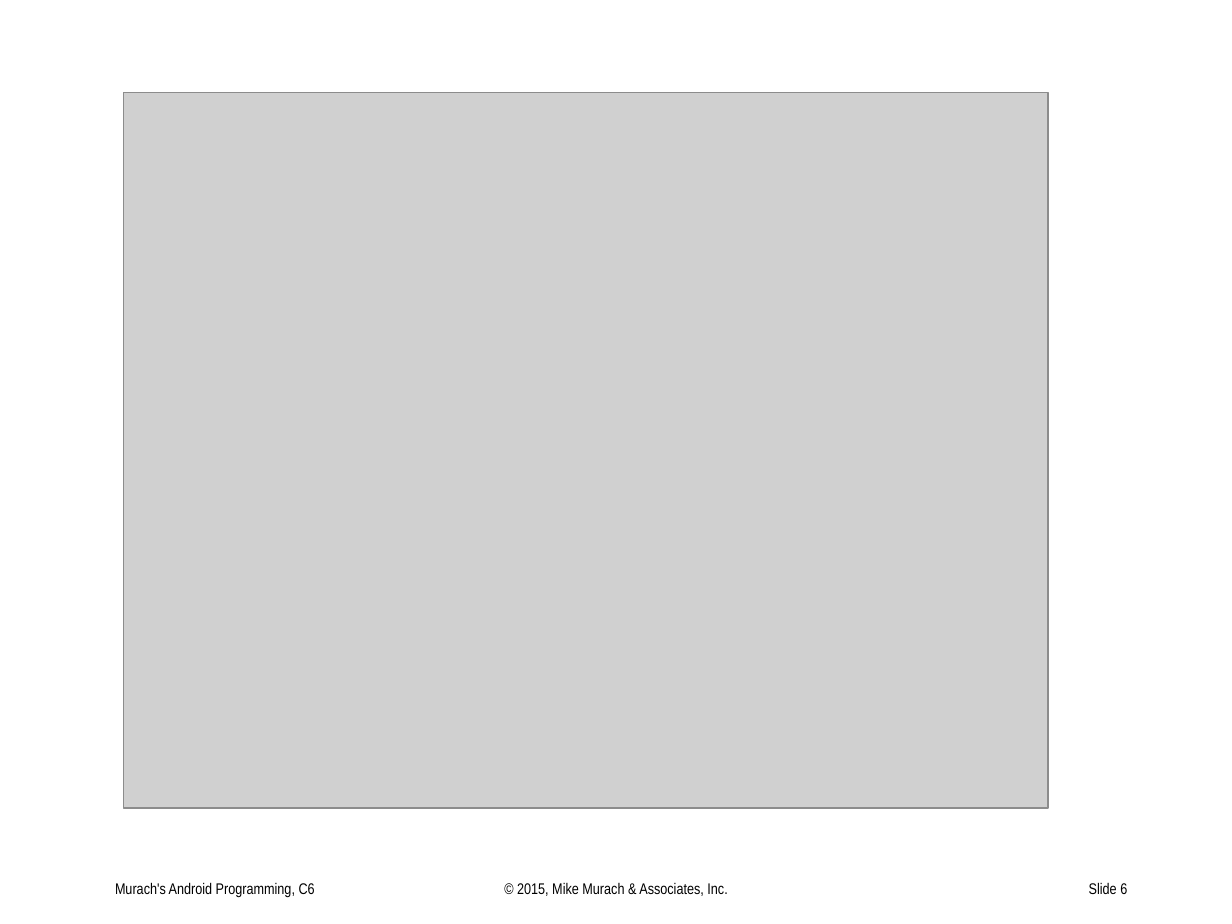
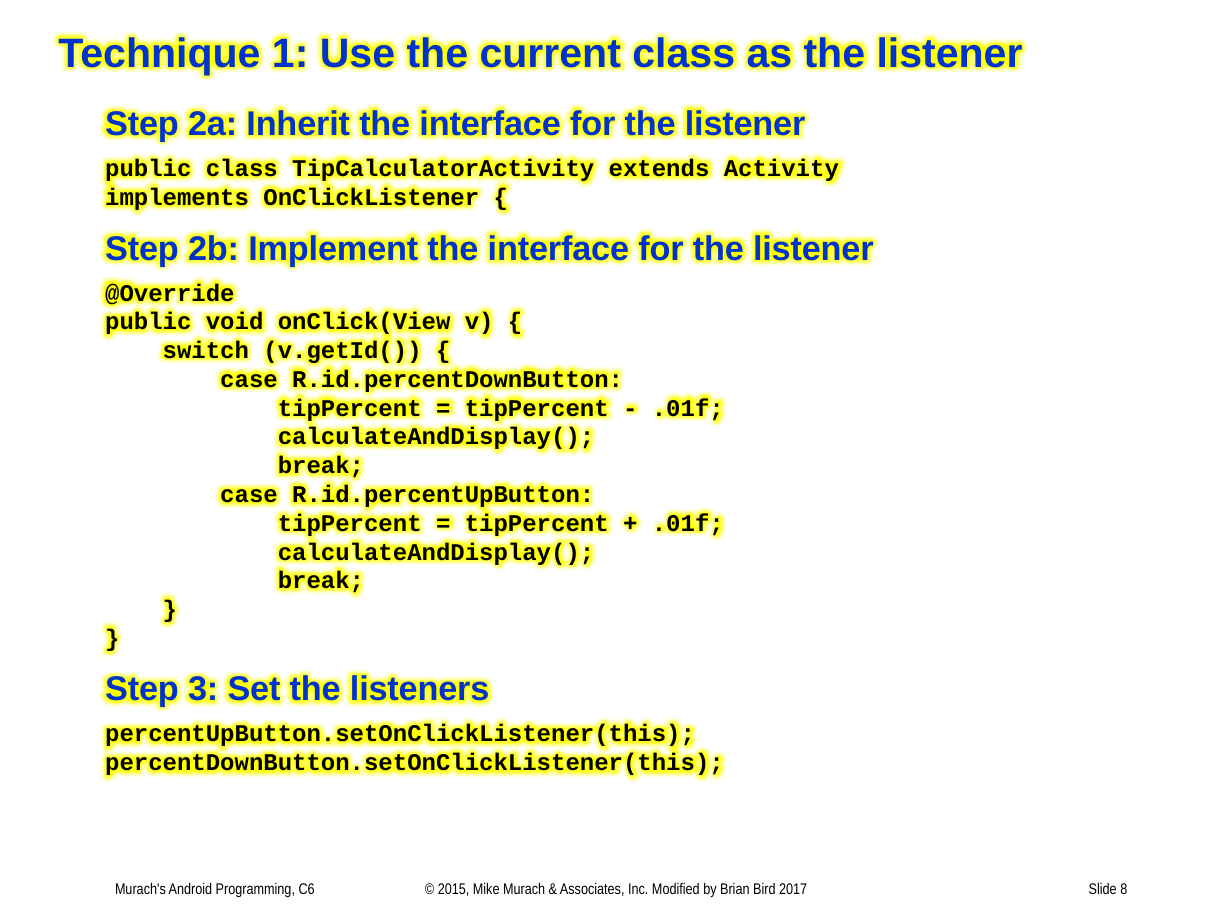
Before and after one commit to UO-CIS/CIS399Android-CourseMaterials, a slide deck: slide 8 of Notes and Slides/CIS399wk2Day2-EventHandlers.pptx (slide 6 before the commit). Drawn at 1232x924 pixels with LibreOffice and Linux fonts; fonts in the diff are those of the drawing; grey boxes stand for pictures. Boxes give left, top, right and bottom in pixels: in the first picture for what was removed or moved away, otherwise in the second. Text is boxed around its words. In the diff, an @@ line names an element or a change of style, - is before the commit and + after.

```diff
--- a/Notes and Slides/CIS399wk2Day2-EventHandlers.pptx
+++ b/Notes and Slides/CIS399wk2Day2-EventHandlers.pptx
@@ text added at bbox=[58, 34, 1023, 778], 14 pt, text #000000, bold @@
+Technique 1: Use the current class as the listener
+Step 2a: Inherit the interface for the listener
+public class TipCalculatorActivity extends Activity
+implements OnClickListener {
+Step 2b: Implement the interface for the listener
+@Override
+public void onClick(View v) {
+switch (v.getId()) {
+case R.id.percentDownButton:
+tipPercent = tipPercent - .01f;
+calculateAndDisplay();
+break;
+case R.id.percentUpButton:
+tipPercent = tipPercent + .01f;
+calculateAndDisplay();
+break;
+}
+}
+Step 3: Set the listeners
+percentUpButton.setOnClickListener(this);
+percentDownButton.setOnClickListener(this);
@@ picture removed at bbox=[123, 92, 1048, 808] @@
@@ text at bbox=[438, 882, 807, 897]: text changed @@
-© 2015, Mike Murach & Associates, Inc.
+© 2015, Mike Murach & Associates, Inc. Modified by Brian Bird 2017
@@ page number at bbox=[1089, 882, 1127, 894]: text changed @@
-Slide 6
+Slide 8
```
Also in this commit, not shown: 6 other slides changed, 4 slides added, 12 other files.
